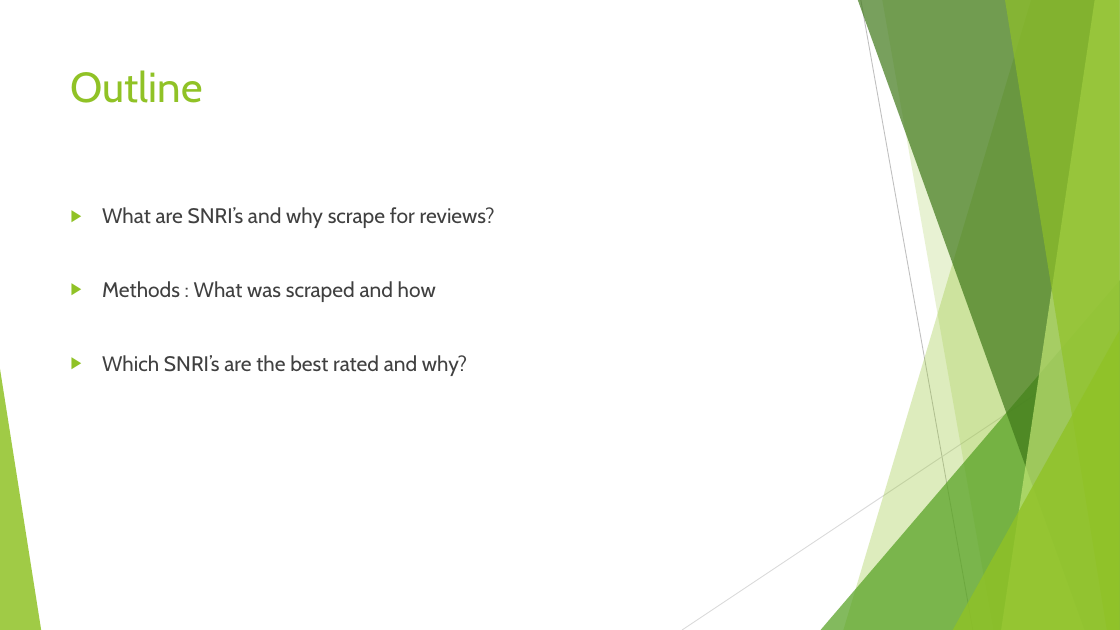
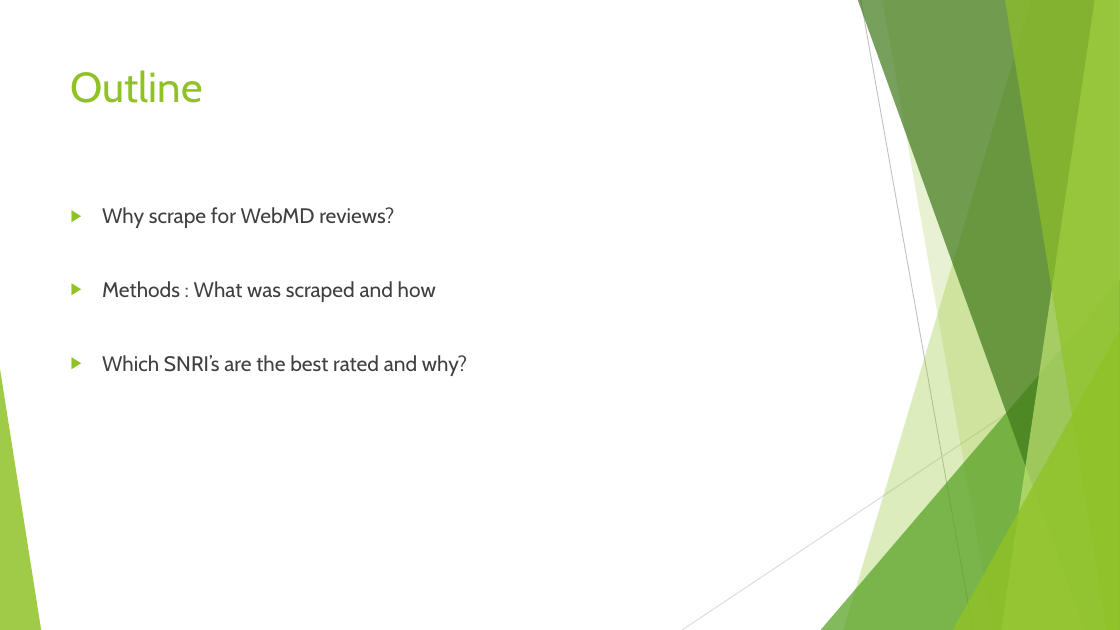
Before and after one commit to chinm0818/WebMDScrape, a slide deck: slide 2 of pres.pptx. Drawn at 1120x630 pixels with LibreOffice and Linux fonts; fonts in the diff are those of the drawing. Boxes give left, top, right and bottom in pixels: in the first picture for what was removed or moved away, otherwise in the second. Text is boxed around its words. In the diff, an @@ line names an element or a change of style, - is before the commit and + after.

```diff
--- a/pres.pptx
+++ b/pres.pptx
@@ text at bbox=[102, 207, 394, 228]: text changed @@
-▶ What are SNRI’s and why scrape for reviews?
+▶ Why scrape for WebMD reviews?
```
Also in this commit, not shown: 2 other slides changed, 4 slides added, 1 other file.
